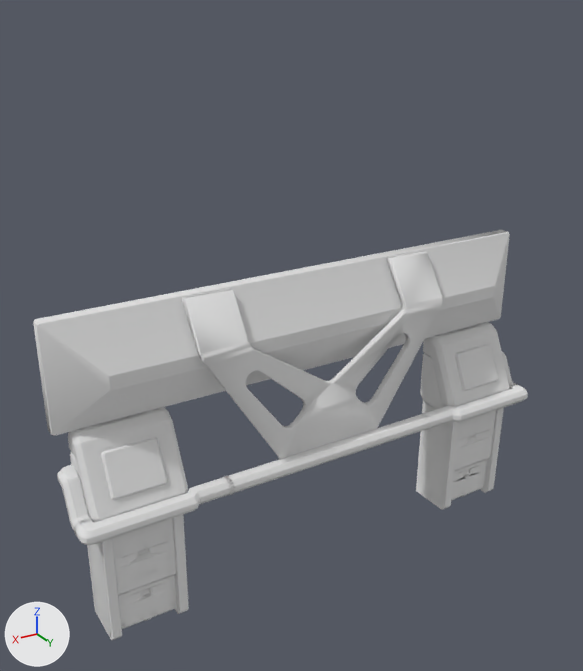
Before and after pictures for a commit that changed the Blender file More LCDs/LCD Button Panels.blend.
The view is the same before and after, from a 50 mm camera at (1.89, 1.8, 1.44) aimed at (0.13, -1.14, -0.03). Arrows for +X, +Y and +Z are at lower left; the lights stay in place.

Before the edit, the objects in view are built like this:
```python
ob_decals_standing = bpy.data.objects.new('Decals.Standing', me_untitled_000)
ob_decals_standing.parent = ob_frame_standing
ob_decals_standing.location = (0.0, 0.0, 0.0)
ob_frame_standing = bpy.data.objects.new('Frame.Standing', me_untitled_011)
ob_frame_standing.parent = ob_lcdbuttonpanel
ob_frame_standing.location = (0.0, 0.0, 0.0)
ob_holderback_standing = bpy.data.objects.new('Holderback.Standing', me_untitled_007)
ob_holderback_standing.parent = ob_frame_standing
ob_holderback_standing.location = (0.0, 0.0, 0.0)
ob_holderback_standing.rotation_euler = (0.0, 3.142, 0.0)  # degrees (0, 180, 0)
ob_holders_standing = bpy.data.objects.new('Holders.Standing', me_untitled_013)
ob_holders_standing.parent = ob_frame_standing
ob_holders_standing.location = (0.0, 0.0, 0.0)
ob_lcdbuttonpanel_holder = bpy.data.objects.new('LCDButtonPanel.Holder', me_untitled_019)
ob_lcdbuttonpanel_holder.parent = ob_lcdbuttonpanel
ob_lcdbuttonpanel_holder.location = (0.0, 0.0, 0.0)
ob_mirrorleftright_001 = bpy.data.objects.new('MirrorLeftRight.001', None)
ob_mirrorleftright_001.location = (-5.0, 0.0, 0.0)
ob_mirrortopbottom_001 = bpy.data.objects.new('MirrorTopBottom.001', None)
ob_mirrortopbottom_001.location = (0.0, 0.0, 5.0)
# also in view: 'LCDButtonPanel' at (0.0, -1.14, 0.0); 'Legs.Standing' at (0.0, -1.11, -0.82); 'Panel.Standing' at (0.0, -1.04, -0.42)
```
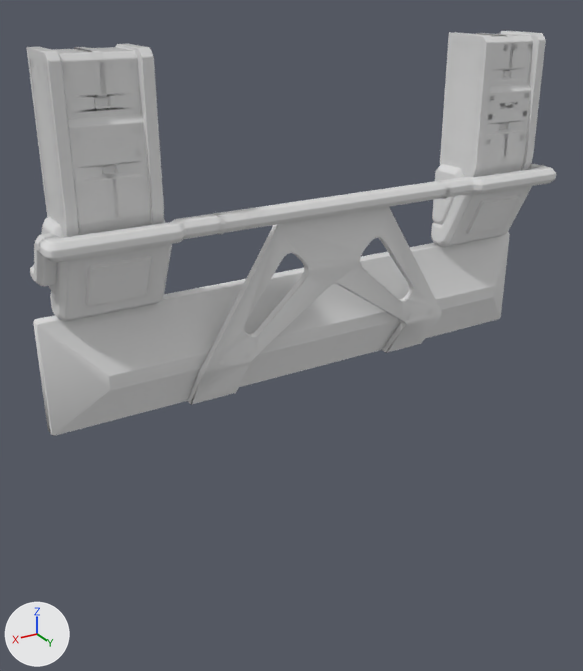
ob_mirrorleftright_001 is not drawn itself; it is the parent of ob_holders_standing_001, ob_locks_standing_001, ob_legs_standing_001, ob_decals_standing_003, ob_holderback_standing_001, ob_decals_standing_002, ob_panel_standing_001, ob_frame_standing_001.
ob_mirrortopbottom_001 is not drawn itself; it is the parent of ob_holders_standing_003, ob_locks_standing_003, ob_legs_standing_003, ob_decals_standing_007, ob_holderback_standing_003, ob_decals_standing_006, ob_panel_standing_003, ob_frame_standing_003.

Patch to the scene script:
```diff
--- a/More LCDs/LCD Button Panels.blend.py
+++ b/More LCDs/LCD Button Panels.blend.py
@@ ob_lcdbuttonpanel_holder @@
 ob_lcdbuttonpanel_holder = bpy.data.objects.new('LCDButtonPanel.Holder', me_untitled_019)
-ob_lcdbuttonpanel_holder.parent = ob_lcdbuttonpanel
+ob_lcdbuttonpanel_holder.parent = ob_mirrorfrontback_001
 ob_lcdbuttonpanel_holder.location = (0.0, 0.0, 0.0)
+ob_lcdbuttonpanel_holder.rotation_euler = (0.0, 3.142, 0.0)  # degrees (0, 180, 0)
+ob_lcdbuttonpanel_holder.hide_set(True)  # its collection is switched off
@@ ob_frame_standing @@
 ob_frame_standing.location = (0.0, 0.0, 0.0)
+ob_frame_standing.rotation_euler = (0.0, 3.142, 0.0)  # degrees (0, 180, 0)
@@ ob_decals_standing @@
 ob_decals_standing.parent = ob_frame_standing
+ob_decals_standing.matrix_parent_inverse = Matrix(((-1.0, 0.0, 0.0, 0.0), (0.0, 1.0, 0.0, 0.0), (0.0, 0.0, -1.0, 0.0), (0.0, 0.0, 0.0, 1.0)))
 ob_decals_standing.location = (0.0, 0.0, 0.0)
+ob_decals_standing.rotation_euler = (0.0, 3.142, 0.0)  # degrees (0, 180, 0)
 _m = ob_decals_standing.modifiers.new('Mirror', 'MIRROR')
@@ ob_holderback_standing @@
 ob_holderback_standing.location = (0.0, 0.0, 0.0)
-ob_holderback_standing.rotation_euler = (0.0, 3.142, 0.0)  # degrees (0, 180, 0)
+ob_holderback_standing.hide_set(True)  # its collection is switched off
@@ ob_mirrortopbottom_001 @@
 ob_mirrortopbottom_001 = bpy.data.objects.new('MirrorTopBottom.001', None)
-ob_mirrortopbottom_001.location = (0.0, 0.0, 5.0)
+ob_mirrortopbottom_001.location = (-5.0, 0.0, 0.0)
 ob_mirrortopbottom_001.hide_set(True)  # its collection is switched off
@@ ob_mirrorleftright_001 @@
 ob_mirrorleftright_001 = bpy.data.objects.new('MirrorLeftRight.001', None)
-ob_mirrorleftright_001.location = (-5.0, 0.0, 0.0)
+ob_mirrorleftright_001.location = (0.0, 0.0, 5.0)
 ob_mirrorleftright_001.hide_set(True)  # its collection is switched off
@@ ob_holder_hanging @@
+ob_holder_hanging = bpy.data.objects.new('Holder.Hanging', me_untitled_019)
+ob_holder_hanging.parent = ob_lcdbuttonpanel
+ob_holder_hanging.location = (0.0, 0.0, 0.0)
+ob_holder_hanging.rotation_euler = (0.0, 3.142, 0.0)  # degrees (0, 180, 0)
```

Changed parts and their boxes (x1, y1, x2, y2) in the pictures (583 x 671 px):
'Legs.Standing', turned: before (87, 401, 504, 640); after (26, 31, 546, 238)
'Frame.Standing', turned: before (57, 352, 528, 545); after (30, 164, 556, 286)
'LCDButtonPanel.Holder', hidden: before (182, 250, 443, 459)
'Holder.Hanging', added: after (188, 207, 442, 405)
'Holders.Standing', turned: before (68, 322, 509, 522); after (50, 186, 532, 322)
'Panel.Standing', turned: before (98, 342, 500, 503); after (82, 193, 520, 308)
'Decals.Standing', turned, moved: before (69, 322, 518, 636); after (37, 33, 532, 316)
'Decals.Standing.003', now drawn: after (29, 34, 544, 308)
'Holderback.Standing.001', now drawn: after (41, 164, 464, 294)
'Holderback.Standing', hidden: before (70, 353, 446, 475)
'Locks.Standing', turned: before (138, 549, 150, 596); after (499, 71, 510, 129)
